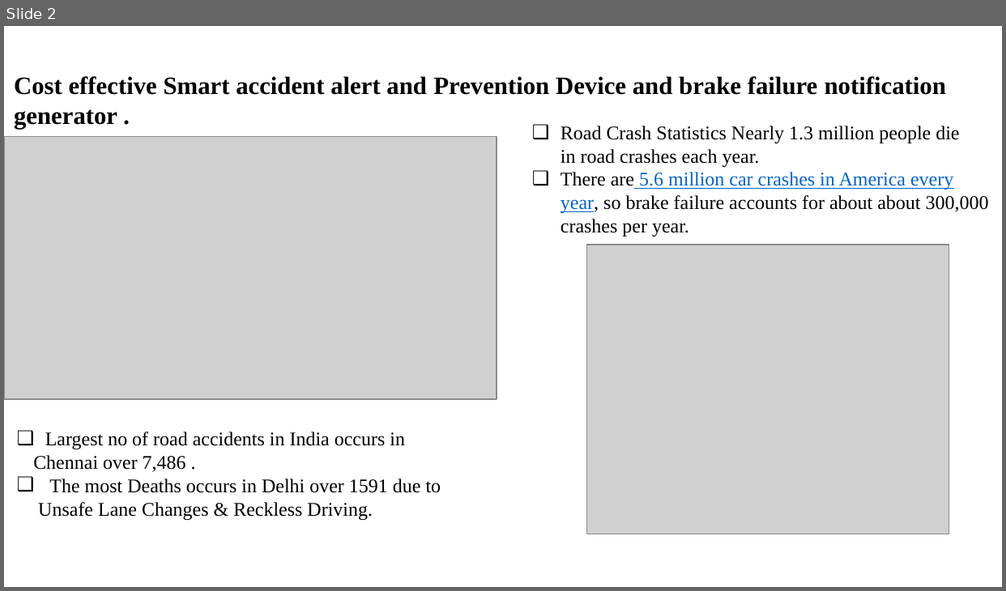
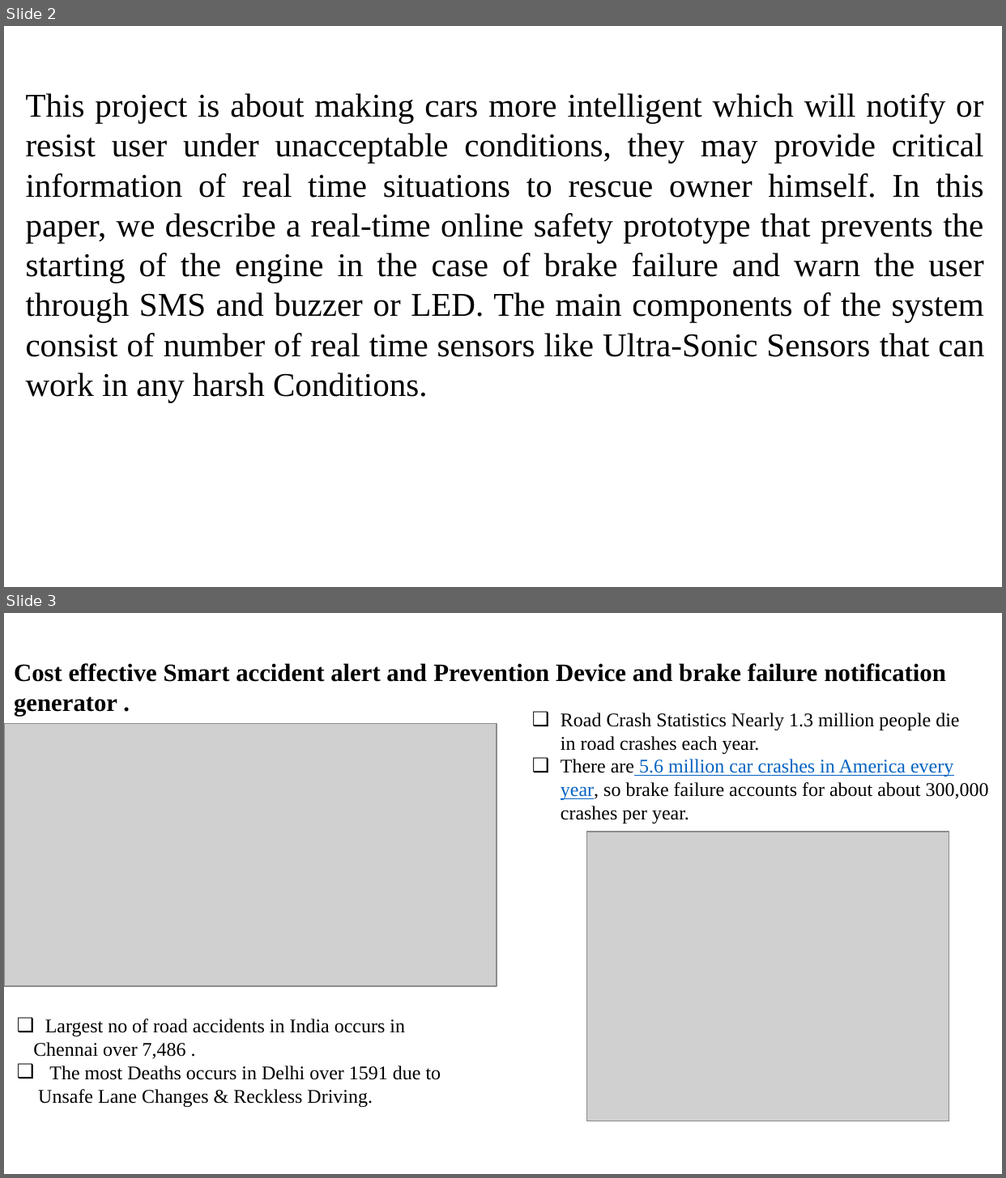
Before and after one commit to this-is-r-gaurav/SCAP, a slide deck: Dcoders.pptx. Shown one above the other, each under a label of ours: slide 2 before the commit, slides 2 and 3 after it. The pictures are 1006x591 and 1006x1178 pixels, drawn with LibreOffice and Linux fonts; fonts in the diff are those of the drawing; grey boxes stand for pictures; background and template pictures are left out. Boxes give left, top, right and bottom in pixels: in the first picture for what was removed or moved away, otherwise in the second. Text is boxed around its words. In the diff, an @@ line names an element or a change of style, - is before the commit and + after.

```diff
--- a/Dcoders.pptx
+++ b/Dcoders.pptx
@@ slide 2 added at (4,26,1002,587), background picture (left out) @@
@@ text added at (310,26,880,82), 28 pt, text #FFFFFF, bold @@
+Introduction
@@ text added at (26,93,984,403), 24 pt, text #000000 @@
+This project is about making cars more intelligent which will notify or resist user under unacceptable conditions, they may provide critical information of real time situations to rescue owner himself. In this paper, we describe a real-time online safety prototype that prevents the starting of the engine in the case of brake failure and warn the user through SMS and buzzer or LED. The main components of the system consist of number of real time sensors like Ultra-Sonic Sensors that can work in any harsh Conditions.
@@ what was slide 2 is now slide 3 @@
```
Also in this commit, not shown: 2 slides changed, 4 other slides added, 20 other files.
